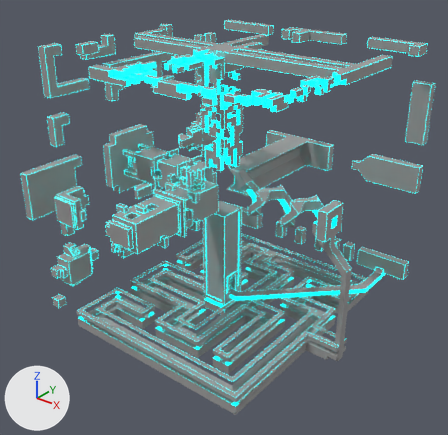
The FBX model assets/models/Level1wedge.fbx, before and after one commit.
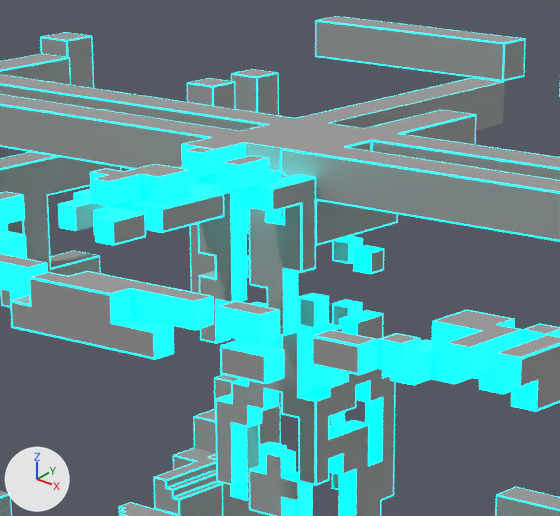
The first picture shows the older version from a 50 mm lens placed at (1219.0, -1514.0, 1323.0), pointed at (30.0, -27.0, 401.0). The close-ups show both versions on the part from 34% to 63% of the width and 4% to 31% of the height of that picture; other places that the commit changed are outside them. Lighting does not change. The marker at lower left points along +X, +Y and +Z. Where no turn or scale is listed for an object, it has been applied to the vertices. Vertices at the same position are counted once.

Objects in the first close-up: 'slot393', 'slot393.001'.
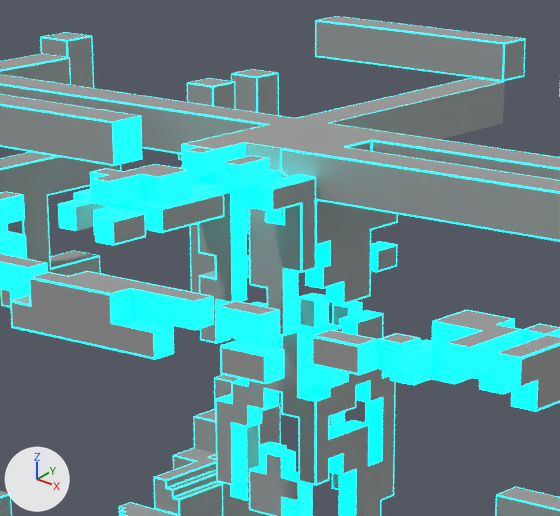
Changed parts and their boxes [x1, y1, x2, y2] in the close-ups (560 x 516 px; the box of a moved part takes in the faces that stretch with it):
part 1 of me_slot393, added
    after: [371, 241, 397, 272]
part 2 of me_slot393, moved or reshaped
    before: [18, 101, 476, 274]
    after: [18, 101, 398, 305]

Edits to the bpy script that builds the scene:
```text
Change me_slot393:
    used by ob_slot393; location = (0.0, 0.0, 0.0)
    remove me_slot393.from_pydata(...)  # 8526 vertices, 12387 faces; spans x -464.0..496.0, y -432.0..496.0, z 16.0..960.0
    add me_slot393.from_pydata(...)  # 8528 vertices, 12379 faces; spans x -464.0..496.0, y -432.0..496.0, z 16.0..960.0
    me_slot393 part 1: the loose piece of 16 vertices spanning x 32.0..48.0, y 16.0..32.0, z 864.0..880.0 is copied, and the copy is scaled about the mesh origin by (1, 1.53, 1); it spans x 32.0..48.0, y 24.0..48.0, z 864.0..880.0
    me_slot393 part 2
    57 vertices are removed from x -112.0..48.0, y -48.0..144.0, z 864.0..960.0
    103 faces are deleted
    3 vertices in x -112.0, y -48.0..-16.0, z 928.0..929.0 move by (-32.0, 0.0, 0.0)
    34 vertices are added at x 32.0..48.0, y -40.0..16.0, z 848.0..897.0
    9 new vertices lie (96.0, 0.0, 0.0) away from vertices in x -240.0, y -48.0..-16.0, z 928.0..960.0
    23 new faces join them, mat_slot393 (grey #999999)
    52 new faces join them, mat_material_001 (cyan #00e7e5)
```
